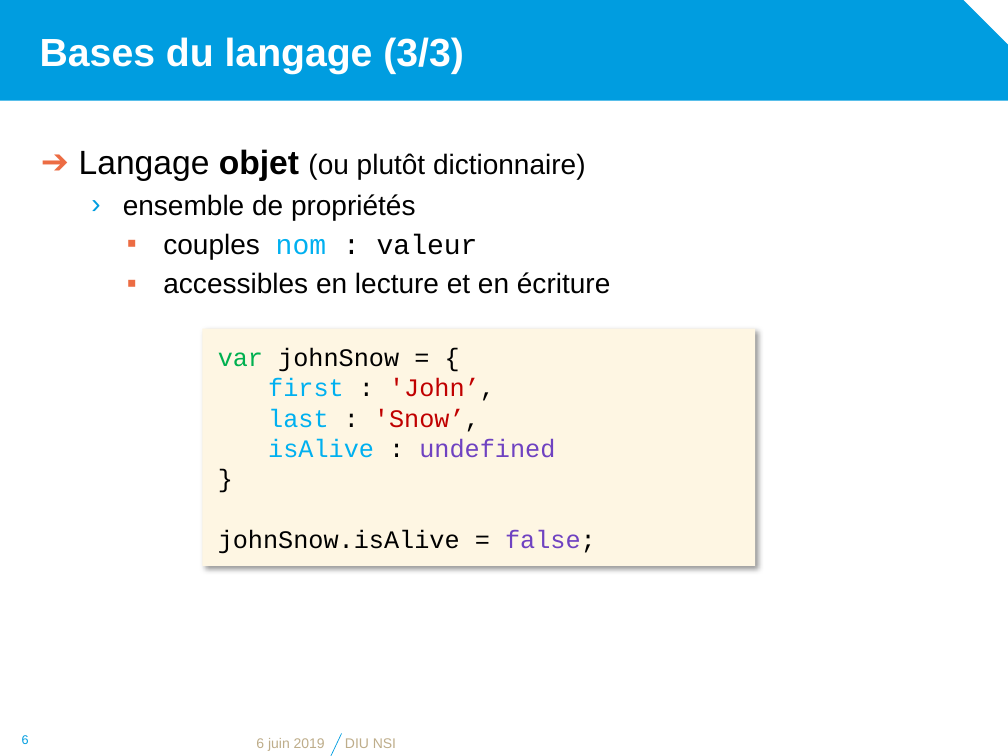
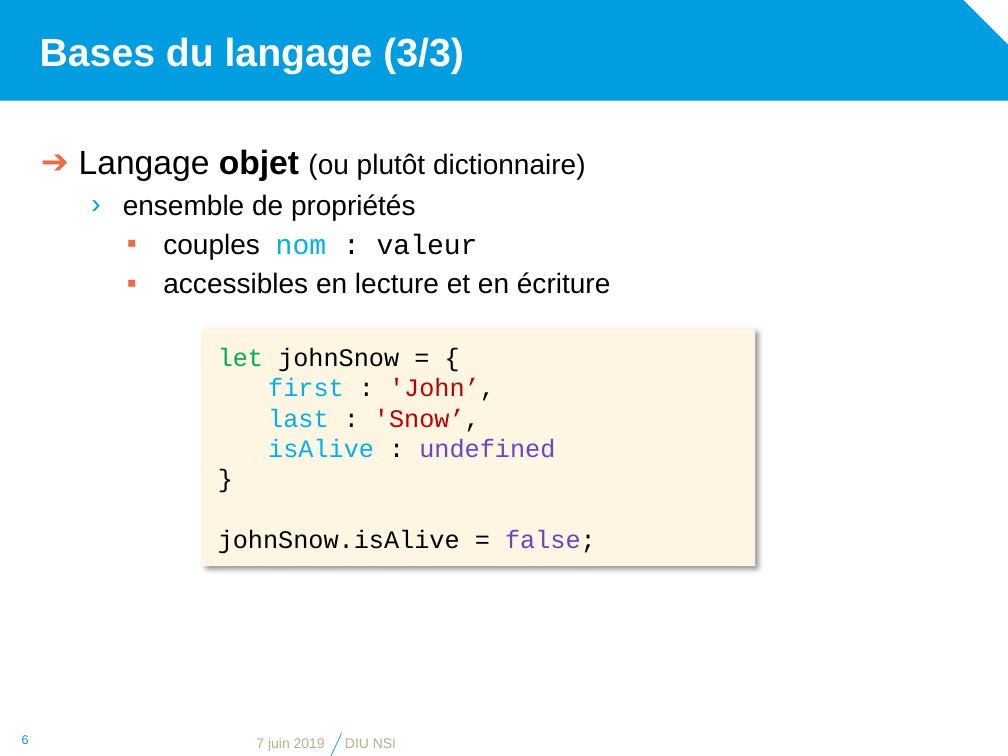
Before and after one commit to diu-uf-bordeaux/bloc1, a slide deck: slide 6 of web/4-JS/JavaScript.pptx. Drawn at 1008x756 pixels with LibreOffice and Linux fonts; fonts in the diff are those of the drawing; background and template pictures are left out. Boxes give left, top, right and bottom in pixels: in the first picture for what was removed or moved away, otherwise in the second. Text is boxed around its words. In the diff, an @@ line names an element or a change of style, - is before the commit and + after.

```diff
--- a/web/4-JS/JavaScript.pptx
+++ b/web/4-JS/JavaScript.pptx
@@ text in rectangle at (x1=218, y1=348, x2=399, y2=372): text changed @@
-var johnSnow = {
+let johnSnow = {
@@ text at (x1=256, y1=738, x2=325, y2=751): text changed @@
-6 juin 2019
+7 juin 2019
```
Also in this commit, not shown: 13 other slides changed, 6 other files.
